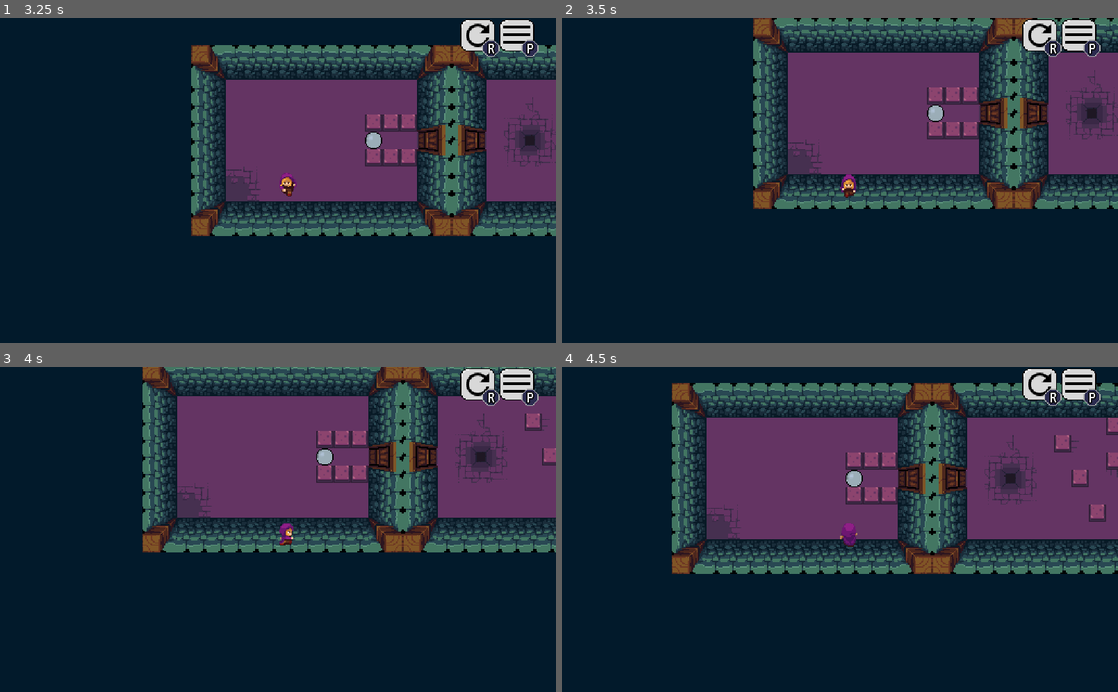
Above: before the commit, frames 1-4 (two rows, left to right).
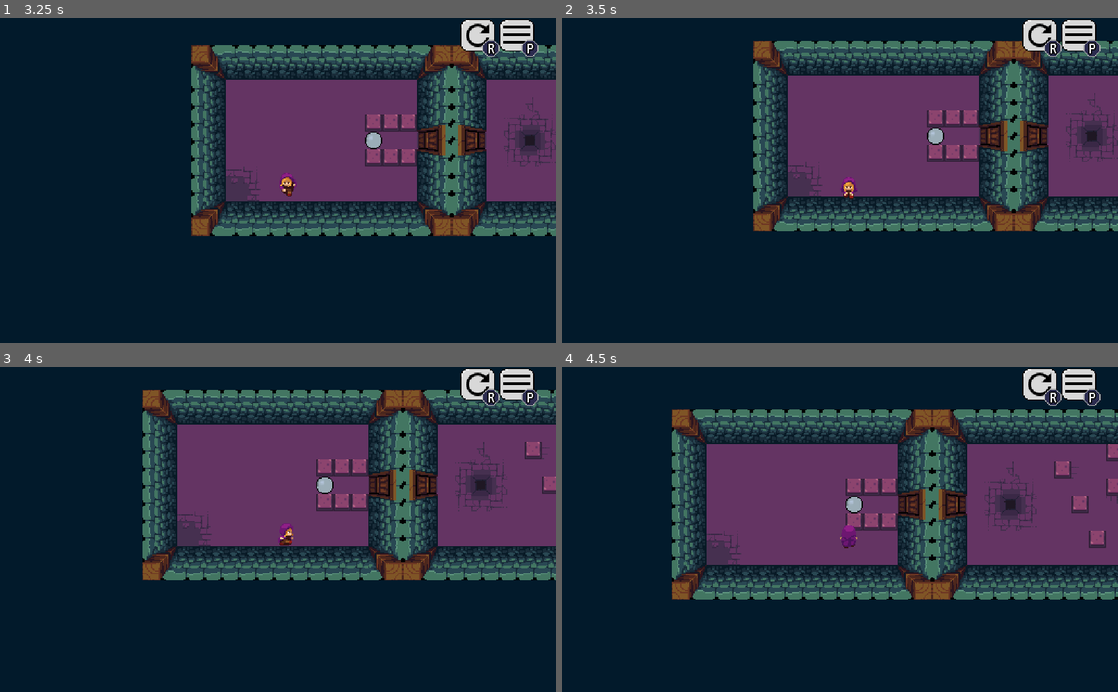
Above: after the commit, the same moments.

Repository: bc5g15/rock-push
Game: Godot game, scene res://MenuShift.tscn
The game is run twice, just before and just after one commit, with the same random seed, the same clock (stepped at 60 frames per second) and the same inputs.
Inputs (mouse positions are in pixels of both pictures, inside the frame that each line leads up to):
- Up to frame 1 (3.25 s): click (450, 177) at 0.5 s; tap Enter (ui_accept) at 1.25, 1.52, 3.02 s; hold D (right) 1.28-2 s; click "1-1" at 2 s; hold S (down) from 2.78 s (still down)
- Up to frame 2 (3.5 s): keep holding S (down)
- Up to frame 3 (4 s): release S (down) at 3.53 s; hold D (right) from 3.53 s (still down)
- Up to frame 4 (4.5 s): release D (right) at 4.28 s; hold Up (ui_up) from 4.28 s (still down)

Frame 1 is identical in both runs. In frame 2, 26% of the frame differs, in the area x 34-100%, y 0-66%; in frame 3, 29%; in frame 4, 33%, in the area x 19-100%, y 4-72%.

Commit message:
Switch off debug mode

Diff:
--- a/TopScripts/Global.gd
+++ b/TopScripts/Global.gd
@@ -4,7 +4,7 @@
 
 var menu = "TITLE"
 
-var DEBUG = true
+var DEBUG = false
 func _ready():
 	var root = get_tree().get_root()
 	current_scene = root.get_child(root.get_child_count() -1)
